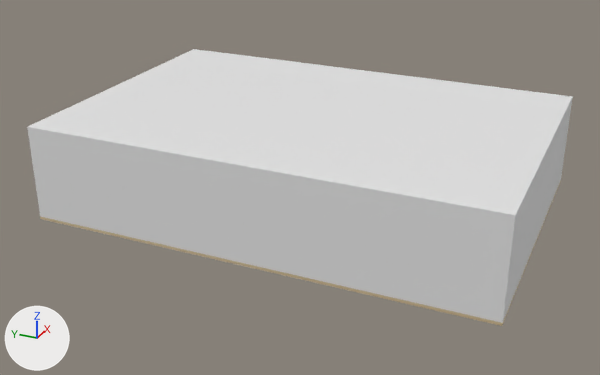
The Blender file Model_Final.blend, before and after one commit.
Camera for both pictures: a 50 mm lens placed at (-23.67, -10.17, 12.2), pointed at (-0.57, 0.22, 0.65). The lights are fixed; the arrows at lower left show +X, +Y and +Z.

The older version as bpy lines, for what is in view:
```python
me_cube = bpy.data.meshes.new('Cube')
me_cube.from_pydata(...)  # 16 vertices, 20 faces; spans x -1.0..1.0, y -1.0..1.0, z -1.0..1.0
me_cube.materials.append(mat_material)  # its picture is missing
me_cube_001 = bpy.data.meshes.new('Cube.001')
me_cube_001.from_pydata(...)  # a box spanning x -1.0..1.0, y -1.0..1.0, z -1.0..1.0
me_cube_001.materials.append(mat_floor)
me_cube_002 = bpy.data.meshes.new('Cube.002')
me_cube_002.from_pydata(...)  # a box spanning x -1.0..1.0, y -1.0..1.0, z -1.0..1.0
ob_floor = bpy.data.objects.new('Floor', me_cube_001)
ob_floor.location = (0.0, 0.0, 0.05)
ob_floor.scale = (5.0, 7.5, 0.05)
ob_roof = bpy.data.objects.new('Roof', me_cube_002)
ob_roof.location = (0.0, 0.0, 3.15)
ob_roof.scale = (5.0, 7.5, 0.05)
ob_wall = bpy.data.objects.new('Wall', me_cube)
ob_wall.location = (0.0, 0.0, 1.6)
ob_wall.scale = (5.0, 7.5, 1.5)
```
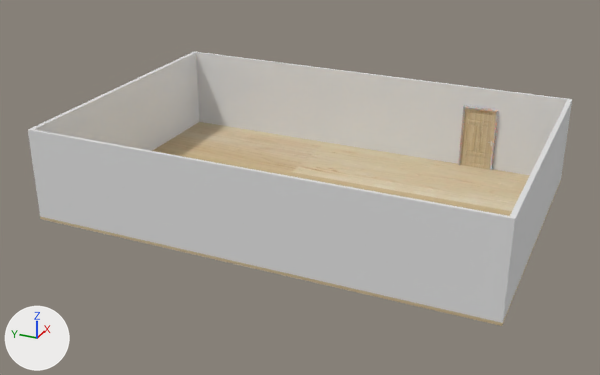
Commit message: update them cua phong

Pixel boxes (x1, y1, x2, y2) of what changed, in the pictures (600 x 375 px):
'Roof', hidden
    before: (27, 49, 573, 219)
'Cua', added (beige)
    after: (458, 105, 498, 170)
    faces in mat_cua (picture img_san_go_jpg_002): (460, 108, 496, 169)
    faces in mat_vien_ngoai (its picture is missing): (458, 105, 498, 170)
'Floor', unchanged, uncovered by the edit
    before: (40, 180, 561, 326)
    after: (40, 122, 561, 326)

Diff of the bpy script that builds the scene:
```diff
--- a/Model_Final.blend.py
+++ b/Model_Final.blend.py
@@ img_san_go_jpg_002 @@
+img_san_go_jpg_002 = load_image('San_go.jpg.002', 'Texture/San_go.jpg', 1024, 1024, 'sRGB')
@@ mat_tay_nam_cua @@
+mat_tay_nam_cua = principled_material('Tay_nam_cua')
+mat_tay_nam_cua.base_color = (0.8, 0.8, 0.8)  # white #e7e7e7
@@ mat_cua @@
+mat_cua = principled_material('Cua')
+mat_cua.texture = img_san_go_jpg_002
@@ mat_tay_nam_cua_trong @@
+mat_tay_nam_cua_trong = principled_material('Tay_nam_cua_trong')
+mat_tay_nam_cua_trong.base_color = (0.8, 0.8, 0.8)  # white #e7e7e7
@@ mat_vien_ngoai @@
+mat_vien_ngoai = principled_material('Vien_ngoai')
+mat_vien_ngoai.base_color = (0.518, 0.417, 0.402)  # light grey #bfadaa
+mat_vien_ngoai.subsurface_weight = 1.0
+mat_vien_ngoai.subsurface_scale = 0.5
@@ me_3d_model @@
+me_3d_model.from_pydata(...)  # 1160 vertices, 1353 faces; spans x -108.0..108.0, y 0.0..2074.0, z -457.0..457.0
+# faces by material slot: [14, 597, 597, 145]
+me_3d_model.materials.append(mat_vien_ngoai)  # its picture is missing
+me_3d_model.materials.append(mat_tay_nam_cua)  # its picture is missing
+me_3d_model.materials.append(mat_tay_nam_cua_trong)  # its picture is missing
+me_3d_model.materials.append(mat_cua)  # picture img_san_go_jpg_002
@@ ob_roof @@
 ob_roof.scale = (5.0, 7.5, 0.05)
+ob_roof.hide_set(True)
@@ ob_cua @@
+ob_cua = bpy.data.objects.new('Cua', me_3d_model)
+ob_cua.location = (4.88, -4.44, 0.1)
+ob_cua.rotation_euler = (1.571, 0.0, 0.0)  # degrees (90, 0, 0)
+ob_cua.scale = (0.000784, 0.00111, 0.00136)
```
